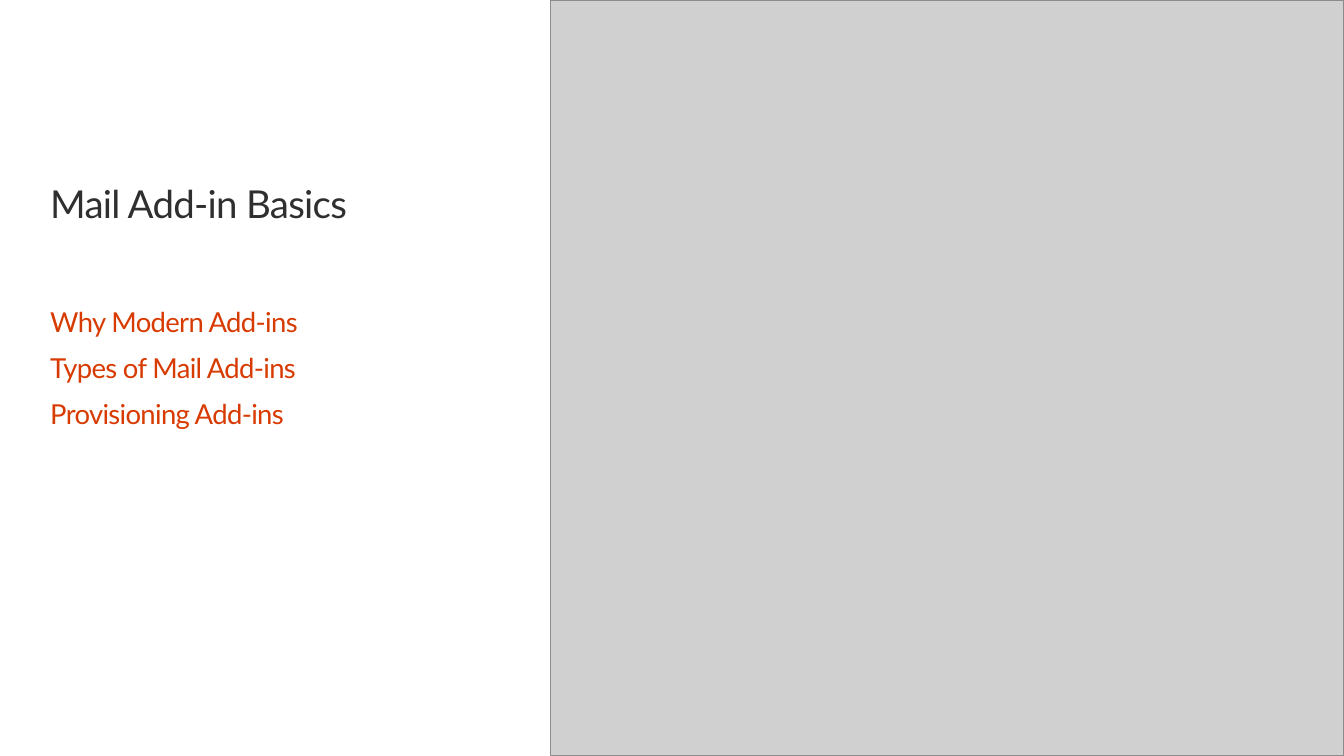
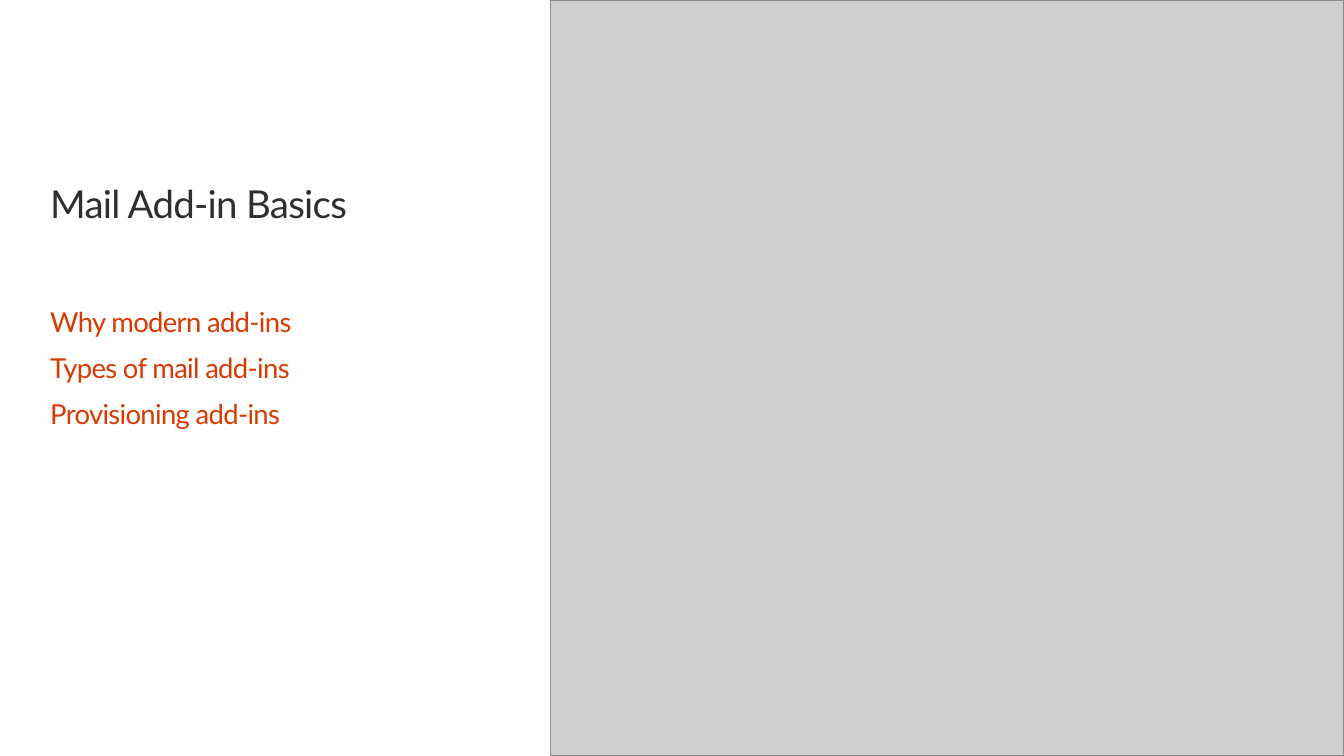
Before and after one commit to OfficeDev/TrainingContent, a slide deck: slide 2 of OfficeAddin/04 Building Add-ins for Microsoft Outlook/01 Mail Add-ins Basics.pptx. Drawn at 1344x756 pixels with LibreOffice and Linux fonts; fonts in the diff are those of the drawing; grey boxes stand for pictures; background and template pictures are left out. Boxes give left, top, right and bottom in pixels: in the first picture for what was removed or moved away, otherwise in the second. Text is boxed around its words. In the diff, an @@ line names an element or a change of style, - is before the commit and + after.

```diff
--- a/OfficeAddin/04 Building Add-ins for Microsoft Outlook/01 Mail Add-ins Basics.pptx
+++ b/OfficeAddin/04 Building Add-ins for Microsoft Outlook/01 Mail Add-ins Basics.pptx
@@ text at [50,311,291,429]: text changed @@
-Why Modern Add-ins
-Types of Mail Add-ins
-Provisioning Add-ins
+Why modern add-ins
+Types of mail add-ins
+Provisioning add-ins
```
Also in this commit, not shown: 4 other slides changed, 51 other files.
